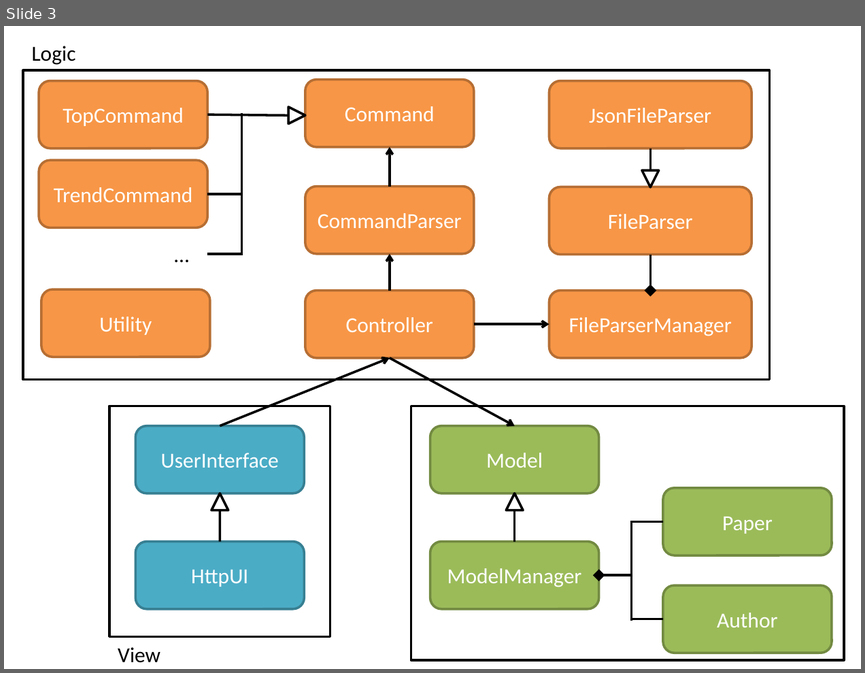
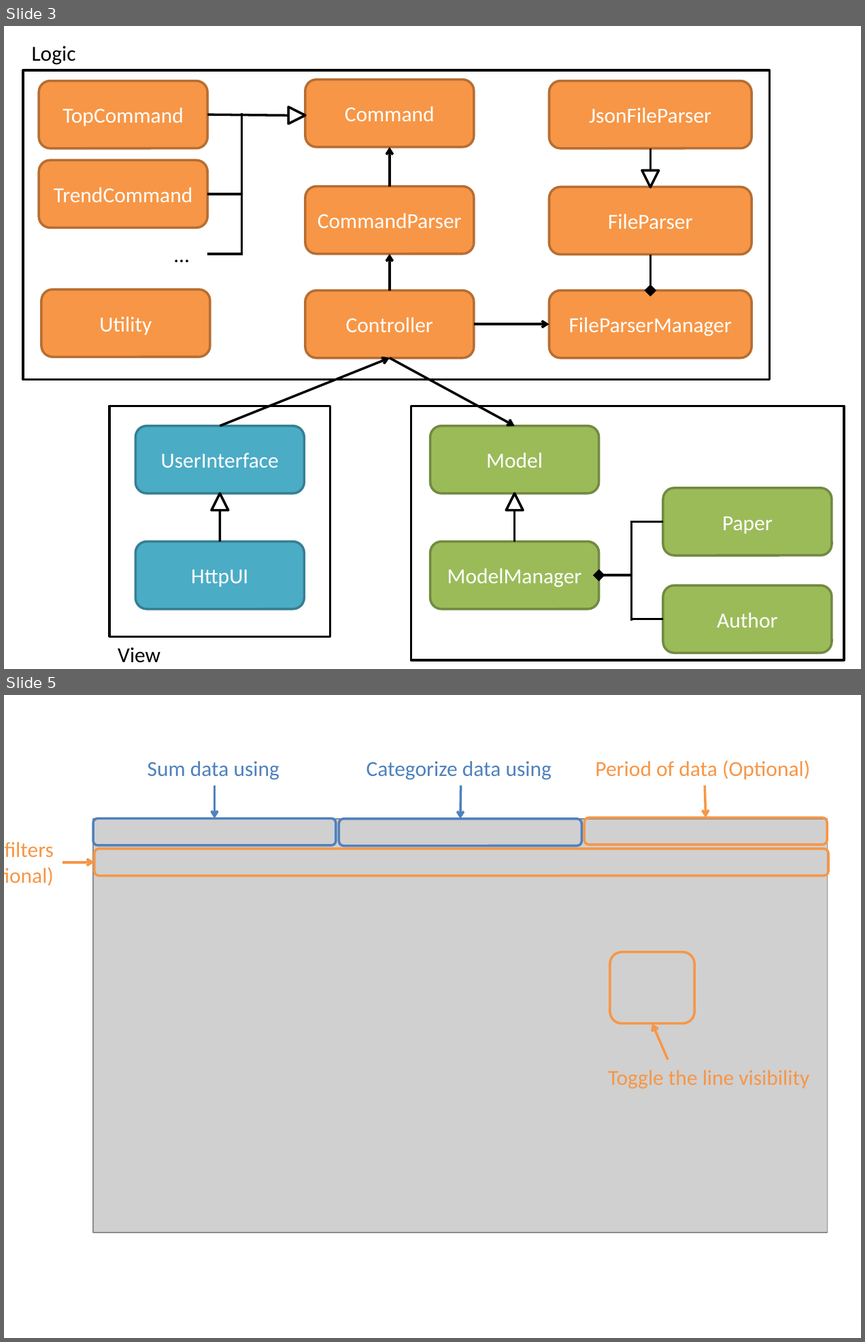
Before and after one commit to IanTeo/cs3219-Project, a slide deck: docs/Diagrams.pptx. Shown one above the other, each under a label of ours: slide 3 before the commit, slides 3 and 5 after it; the slides between them are not shown. The pictures are 865x673 and 865x1342 pixels, drawn with LibreOffice and Linux fonts; fonts in the diff are those of the drawing; grey boxes stand for pictures. Boxes give left, top, right and bottom in pixels: in the first picture for what was removed or moved away, otherwise in the second. Text is boxed around its words. In the diff, an @@ line names an element or a change of style, - is before the commit and + after.

```diff
--- a/docs/Diagrams.pptx
+++ b/docs/Diagrams.pptx
@@ slide 5 added at box(4, 695, 861, 1338), background #FFFFFF @@
@@ group added at box(5, 760, 828, 1232): 5 rounded rectangles, 5 arrows, 5 texts, 1 picture @@
+Possible filters
+(Optional)
+Period of data (Optional)
+Sum data using
+Categorize data using
+Toggle the line visibility
```
Also in this commit, not shown: 3 other slides added, 5 other files.
